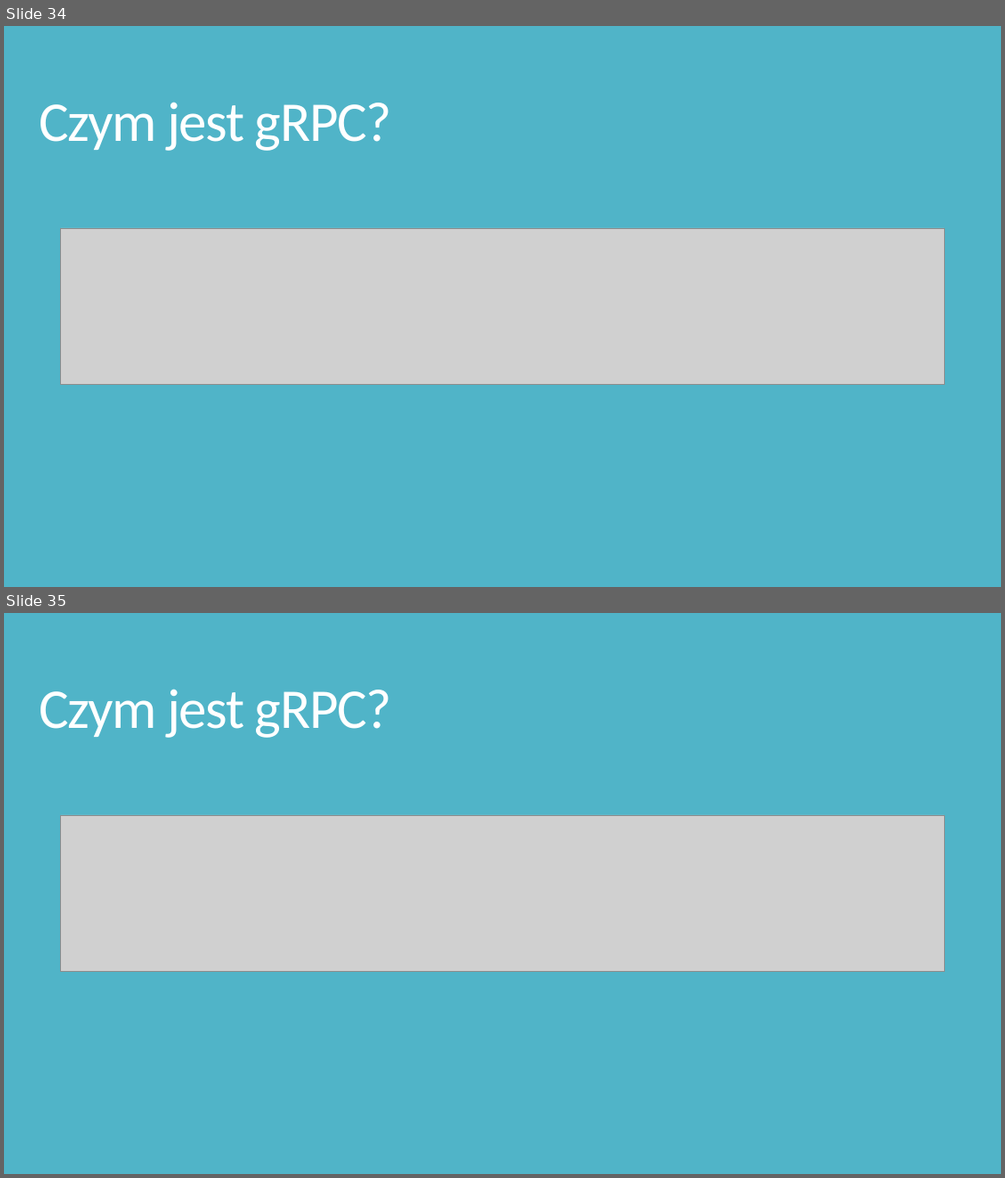
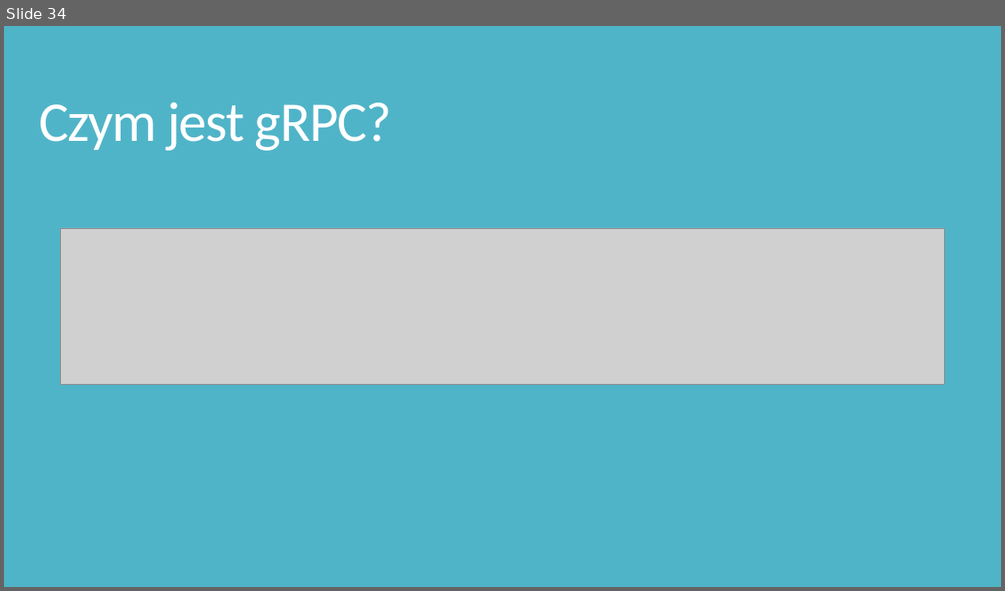
Before and after one commit to lglowinski/PlayingWithGrpc, a slide deck: grpcPrezentacja/gRPCwNET.pptx. Shown one above the other, each under a label of ours: slides 34 and 35 before the commit, slide 34 after it. The pictures are 1005x1178 and 1005x591 pixels, drawn with LibreOffice and Linux fonts; fonts in the diff are those of the drawing; grey boxes stand for pictures. Boxes give left, top, right and bottom in pixels: in the first picture for what was removed or moved away, otherwise in the second. Text is boxed around its words. In the diff, an @@ line names an element or a change of style, - is before the commit and + after.

```diff
--- a/grpcPrezentacja/gRPCwNET.pptx
+++ b/grpcPrezentacja/gRPCwNET.pptx
@@ slide 35 removed at (x1=4, y1=613, x2=1001, y2=1174), background #50B4C8 @@
@@ title removed at (x1=39, y1=689, x2=392, y2=738) @@
-Czym jest gRPC?
@@ picture removed at (x1=61, y1=815, x2=944, y2=971) @@
```
Also in this commit, not shown: 1 slide changed, 2 slides added, 7 other files.
